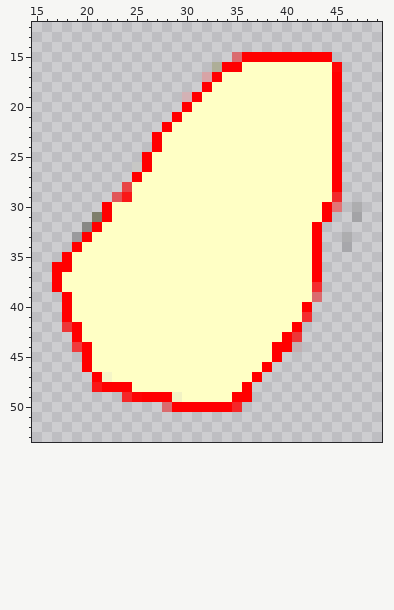
Two states of a pixel-art sprite, building_simplify/icons/ch.png. Above: the version before the commit.
The file is 64x64 pixels. Pixels under 10% opacity are left out. Colours within 5 levels of each other are drawn and written as one. Shown: x 15..49, y 12..53.
After:
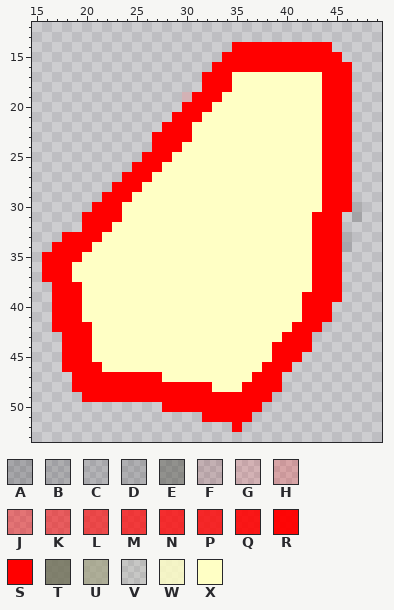
Palette (. is transparent): A #00000030  B #01010028  C #0202021f  D #0b0b0b27  E #38382b67  F #85000024  G #ff000021  H #ff000033  J #ff00006f  K #ff00008b  L #ff0000a3  M #ff0000b7  N #ff0000c7  P #ff0000ce  Q #ff0000e3  R #ff0000f8  S #ff0000  T #6f6f56cd  U #9d9d79a5  V #a0a07c20  W #ffffc5cd  X #ffffc5
Diff:
Changed rows in their new state; - is an unchanged pixel.
first column x 16:
14 -------------------SSSSSSSSSS--
15 ------------------SS---------S-
16 -----------------S--SSSSSSSSSSS
17 ----------------S-S---------S-S
18 -----------------SS---------S-S
19 ----------------SS----------S-S
20 ---------------SS-----------S-S
21 --------------SS------------S-S
22 -------------SS-------------S-S
23 ------------SSS-------------S-S
24 ------------SS--------------S-S
25 -----------SS---------------S-S
26 ---------S-S----------------S-S
27 --------S-S-----------------S-S
28 -------SSS------------------S-S
29 ------SSS-------------------SSS
30 -----S-S---------------------SS
31 ----SS-S-------------------S-S-
32 ----S-S---------------------SS-
33 --SS-S----------------------SS-
34 -SS-S-----------------------SS-
35 SS-S------------------------SS-
36 S---------------------------SS-
37 S-S-------------------------SS-
38 --SS-----------------------SSS-
39 -S-S----------------------SSSS-
40 -S-S-----------------------SS--
41 -S-S----------------------SSS--
42 -SS-S---------------------SS---
43 --S-S--------------------SS----
44 --SS---------------------SS----
45 --SS--------------------SS-----
46 --SS-S-----------------SS------
47 ---SS-SSSSSS----------SS-------
48 ---SSS---SSSSSSSS----SSS-------
49 ----SSSSSS---SSSSSS--SS--------
50 ------------S------SSS---------
51 ----------------SSSSS----------
52 -------------------S-----------
